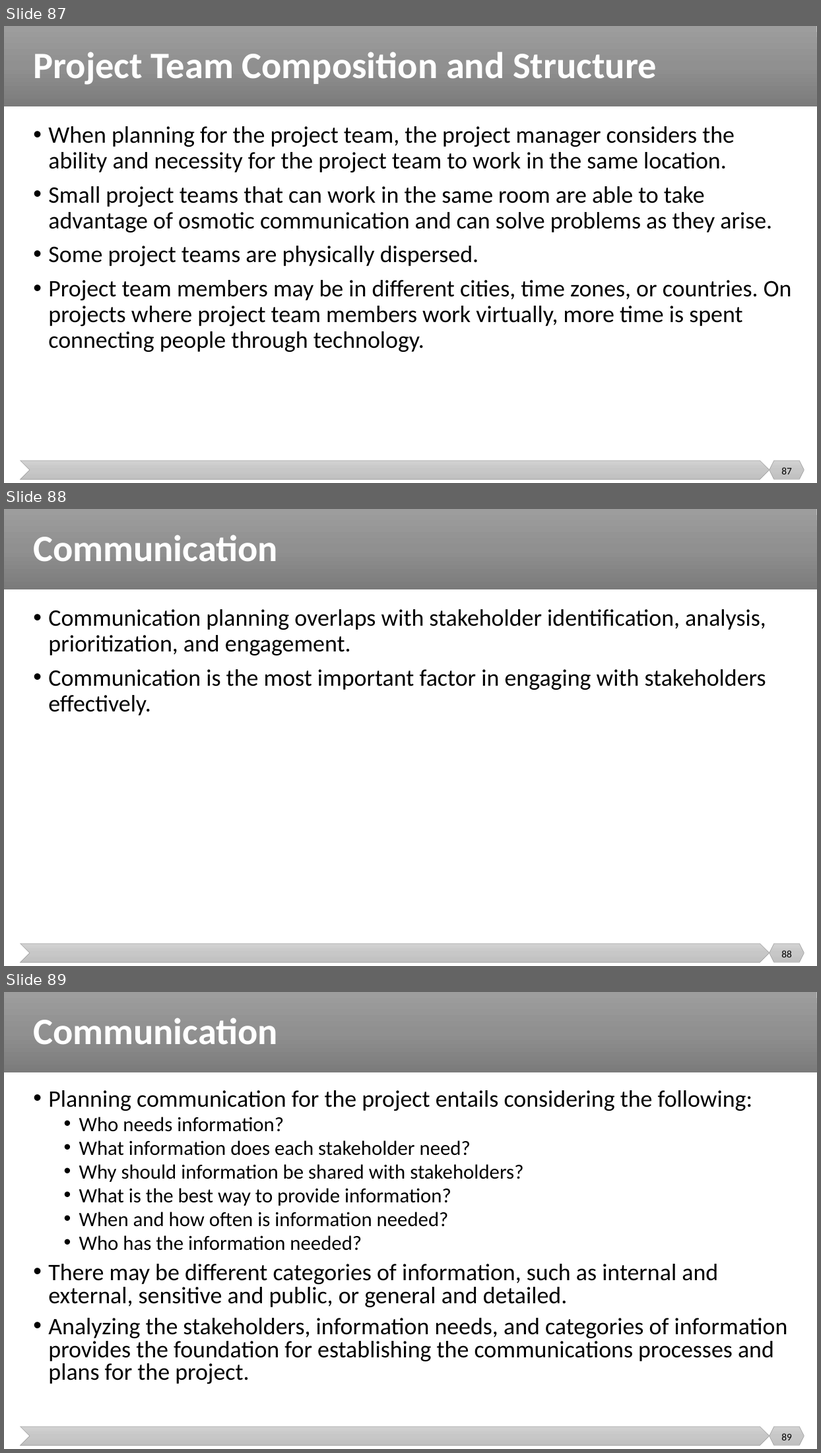
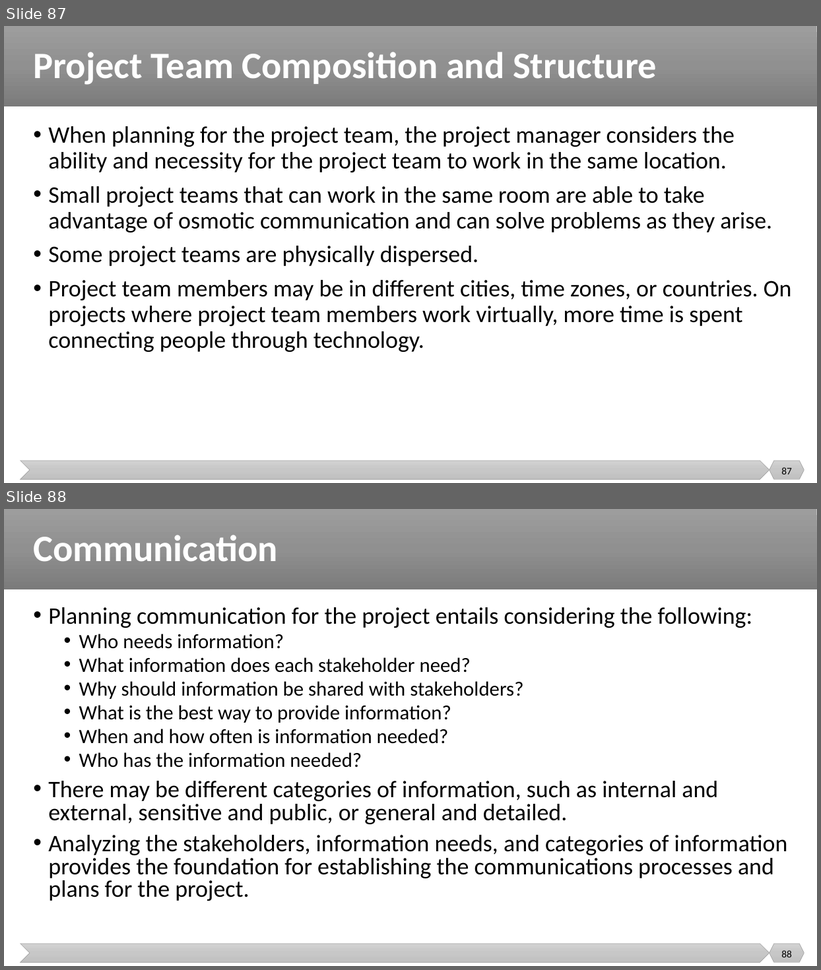
Before and after one commit to malenezi/malenezi, a slide deck: SE423/Lectures/1-Introduction/Project Performance Domains.pptx. Shown one above the other, each under a label of ours: slides 87, 88 and 89 before the commit, slides 87 and 88 after it. The pictures are 821x1453 and 821x970 pixels, drawn with LibreOffice and Linux fonts; fonts in the diff are those of the drawing. Boxes give left, top, right and bottom in pixels: in the first picture for what was removed or moved away, otherwise in the second. Text is boxed around its words. In the diff, an @@ line names an element or a change of style, - is before the commit and + after.

```diff
--- a/SE423/Lectures/1-Introduction/Project Performance Domains.pptx
+++ b/SE423/Lectures/1-Introduction/Project Performance Domains.pptx
@@ slide 88 removed at (4,509,817,966), background #FFFFFF; not listed: 3 template elements that a slide beside it also shows @@
@@ title removed at (33,535,278,561) @@
-Communication
@@ text removed at (48,609,766,716) @@
-• Communication planning overlaps with stakeholder identification, analysis, prioritization, and engagement.
-• Communication is the most important factor in engaging with stakeholders effectively.
@@ page number removed at (781,951,792,958) @@
-88
@@ what was slide 89 is now slide 88 @@
@@ page number at (781,951,792,958): text changed @@
-89
+88
```
Also in this commit, not shown: 10 slides changed.
